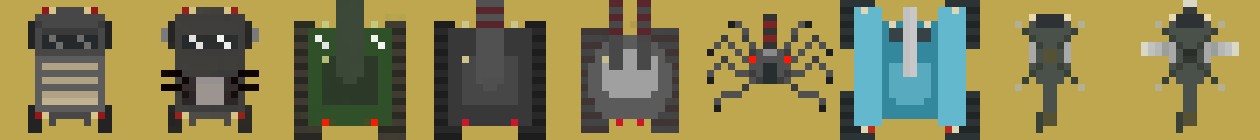
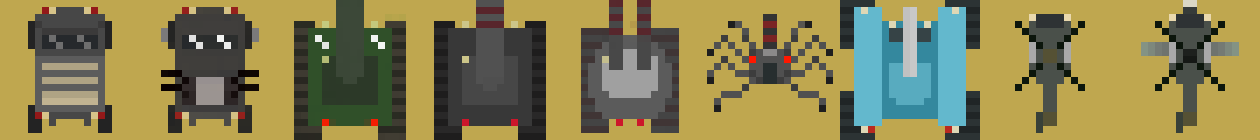
Two versions of the same layered image (1260x140). Layer-by-layer changes:
painted on "Livello incollato #9" over [1155, 21, 1225, 91]
painted on "Livello incollato #8" over [1015, 21, 1085, 91]
painted on "Livello incollato #7" over [1141, 42, 1239, 91]
